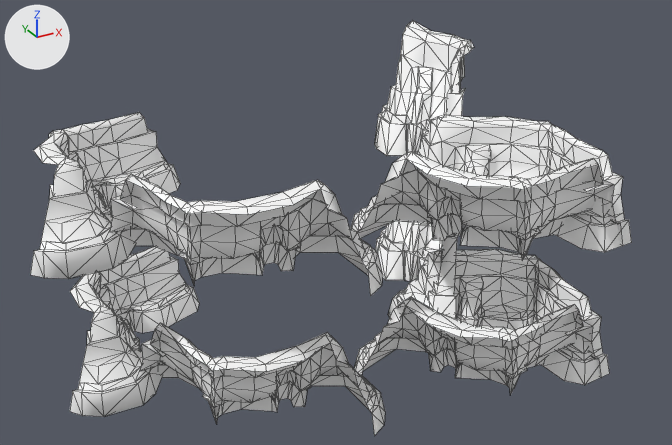
An edit to the FBX model Assets/Meshes/Props_Environnment_Forest/Optimised_Chunks/Opti_RockChunks3.fbx, drawn before and after from the same camera.
Camera for both pictures: a camera (50 mm lens) standing at (-3.11, -6.59, 1.69) and looking at (0.16, -0.66, -1.28). Lighting does not change. The marker at upper left points along +X, +Y and +Z. Mesh edges are drawn as thin lines. Where no turn or scale is listed for an object, it has been applied to the vertices.

In view in the first picture: 'Rockwall_Optimisationmaximaaaaal:Mesh'.
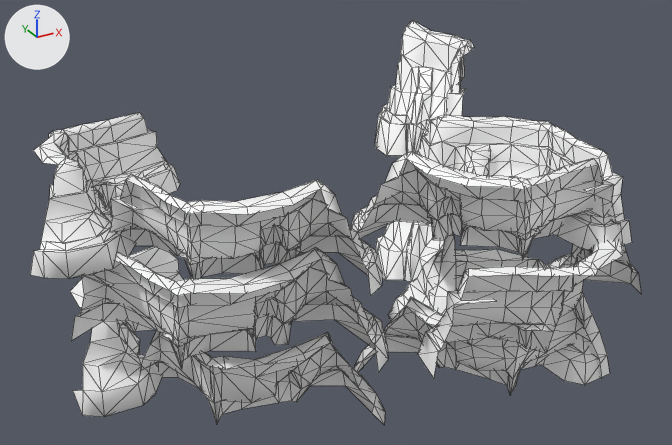
Where the change shows, as pixel boxes (x1, y1, x2, y2) in the pictures (672 x 445 px):
'Rockwall_Optimisationmaximaaaaal:Mesh', reshaped
    before: (30, 21, 632, 436)
    after: (30, 21, 641, 424)
part 1 of me_mesh, added
    after: (418, 239, 641, 378)
part 2 of me_mesh, added
    after: (71, 247, 388, 372)
part 3 of me_mesh, deleted
    before: (70, 221, 607, 436)

The edits, one by one:
me_mesh is used by ob_rockwall_optimisationmaximaaaaal_mesh; location (0.0, 0.0, 0.0).
me_mesh had 1968 vertices, 3426 faces and spanned x -2.17..2.07, y -2.15..1.14, z -2.57..-0.01.
me_mesh now has 1842 vertices, 3174 faces and spans x -2.17..2.41, y -2.42..1.14, z -2.57..-0.01.
me_mesh part 1: the loose piece of 197 vertices spanning x 1.09..1.75, y -0.82..0.66, z -2.47..-1.24 is copied, and the copy is multiplied about its middle by the matrix ((0.531, 1.416, 0.0), (-1.416, 0.531, 0.0), (0.0, 0.0, 0.667)), then moved by (-0.12, -1.79, 0.32); it spans x 0.17..2.41, y -2.42..-1.27, z -1.94..-1.12.
me_mesh part 2: a new loose piece of 194 vertices spanning x -1.93..0.1, y -1.81..-0.16, z -1.93..-1.08, in mat_rockwall_optimisationmaximaaaaal_toon_shade_obstacleaquaa1 (its picture is missing).
me_mesh part 3: 517 vertices removed from x -2.0..2.07, y -1.96..1.07, z -2.57..-1.24.
